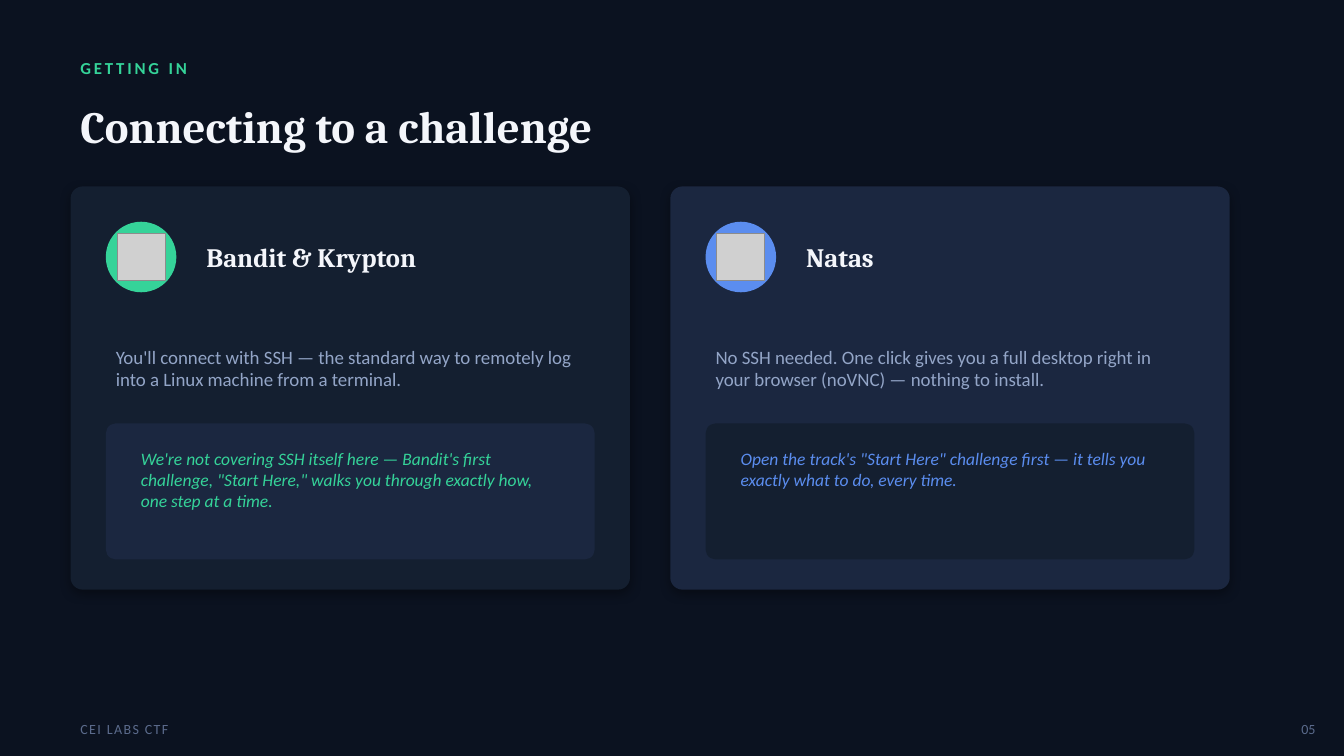
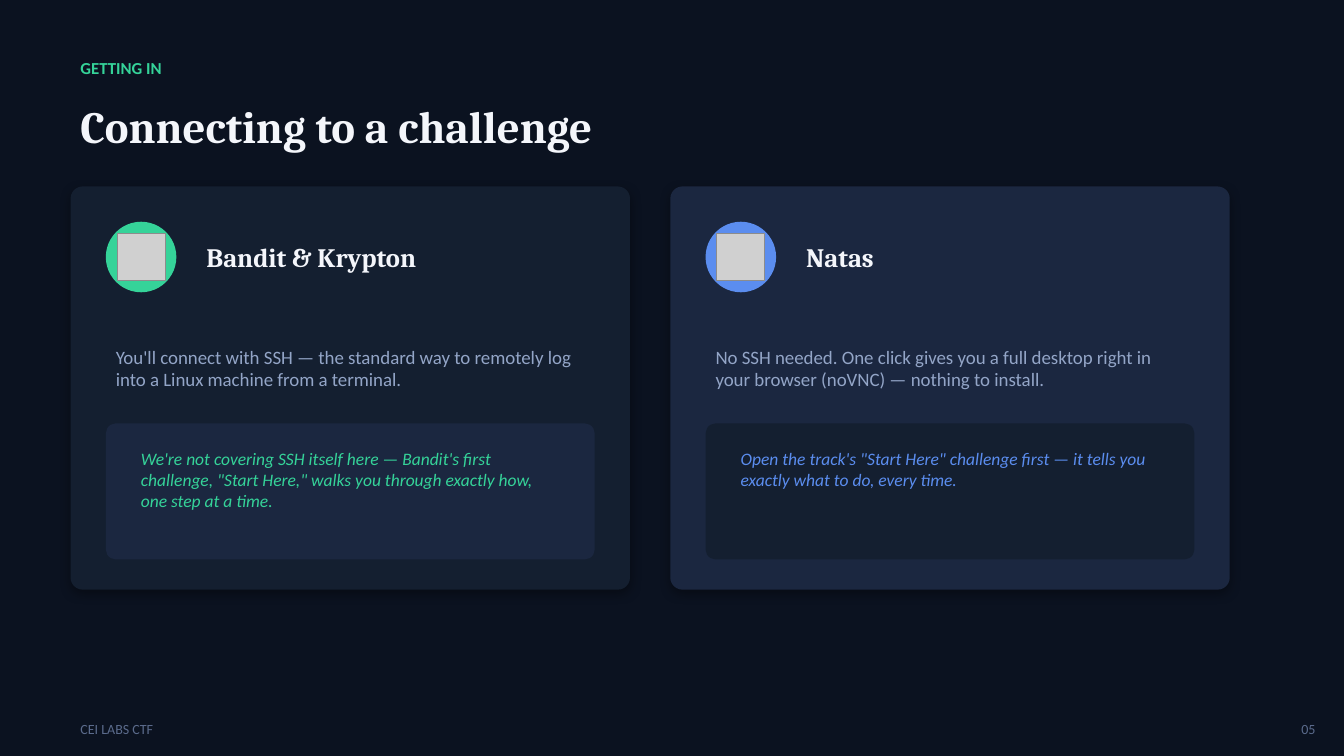
Before and after one commit to stoptalkingishh/cei-labs-event, a slide deck: slide 5 of presentation/CEI-Labs-CTF-Kickoff.pptx. Drawn at 1344x756 pixels with LibreOffice and Linux fonts; fonts in the diff are those of the drawing; grey boxes stand for pictures. Boxes give left, top, right and bottom in pixels: in the first picture for what was removed or moved away, otherwise in the second. Text is boxed around its words. In the diff, an @@ line names an element or a change of style, - is before the commit and + after.

```diff
--- a/presentation/CEI-Labs-CTF-Kickoff.pptx
+++ b/presentation/CEI-Labs-CTF-Kickoff.pptx
@@ text "GETTING IN" at (x1=80, y1=63, x2=162, y2=74): letter spacing 2 to 0 pt @@
@@ text "CEI LABS CTF" at (x1=80, y1=725, x2=153, y2=734): letter spacing 1 to 0 pt @@
```
Also in this commit, not shown: 8 other slides changed, 3 other files.
